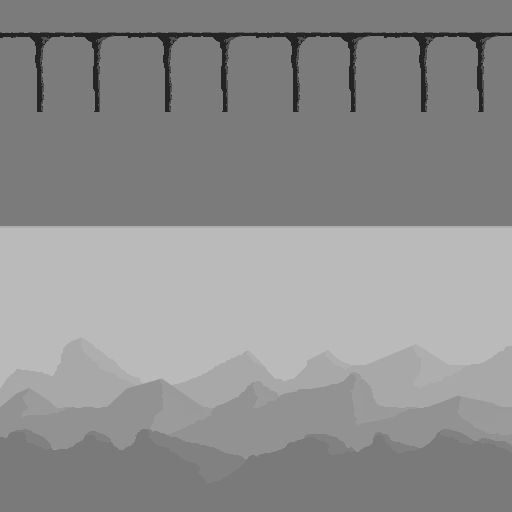
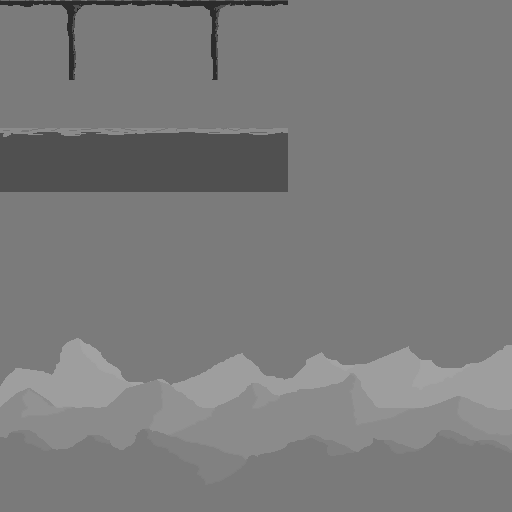
Comparing the layer stacks of the two w=512, h=512 images. Changes:
added group "Walkable" with 2 layers above "Background" over (x1=0, y1=0, x2=288, y2=192)
added layer "ground" in group "Walkable" over (x1=0, y1=128, x2=288, y2=192)
moved "bridge" into group "Walkable", painted on it over (x1=0, y1=0, x2=512, y2=128)
removed layer "Background copy 2" from group "Background" over (x1=0, y1=226, x2=512, y2=485)
added layer "Layer 3" in group "Background" over (x1=0, y1=428, x2=512, y2=485)
added layer "Layer 2" in group "Background" over (x1=0, y1=372, x2=512, y2=485)
added layer "Layer 1" in group "Background" over (x1=0, y1=338, x2=512, y2=485)
